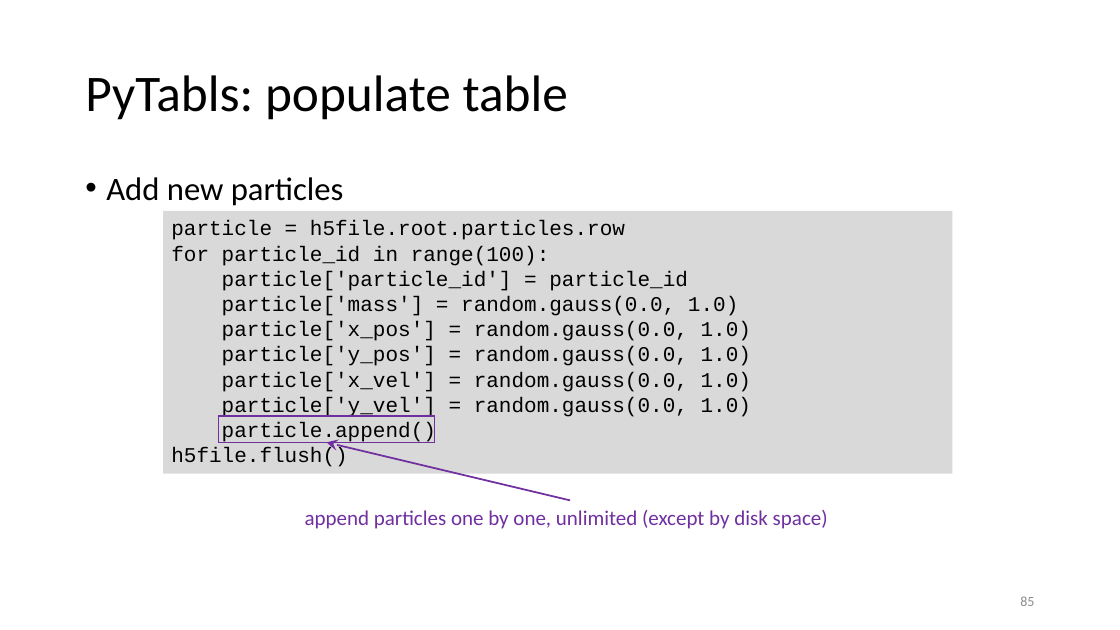
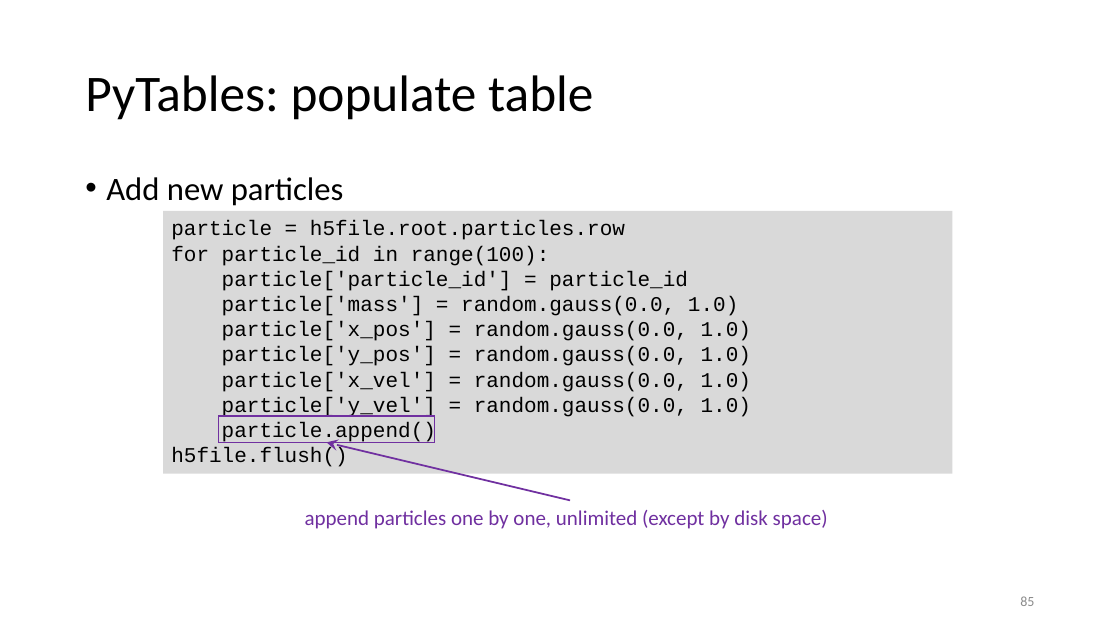
Before and after one commit to gjbex/Scientific-Python, a slide deck: slide 85 of scientific_python.pptx. Drawn at 1120x630 pixels with LibreOffice and Linux fonts; fonts in the diff are those of the drawing. Boxes give left, top, right and bottom in pixels: in the first picture for what was removed or moved away, otherwise in the second. Text is boxed around its words. In the diff, an @@ line names an element or a change of style, - is before the commit and + after.

Commit message:
Fix typos

```diff
--- a/scientific_python.pptx
+++ b/scientific_python.pptx
@@ title at [85,75,593,120]: text changed @@
-PyTabls: populate table
+PyTables: populate table
```
Also in this commit, not shown: 2 other slides changed.
